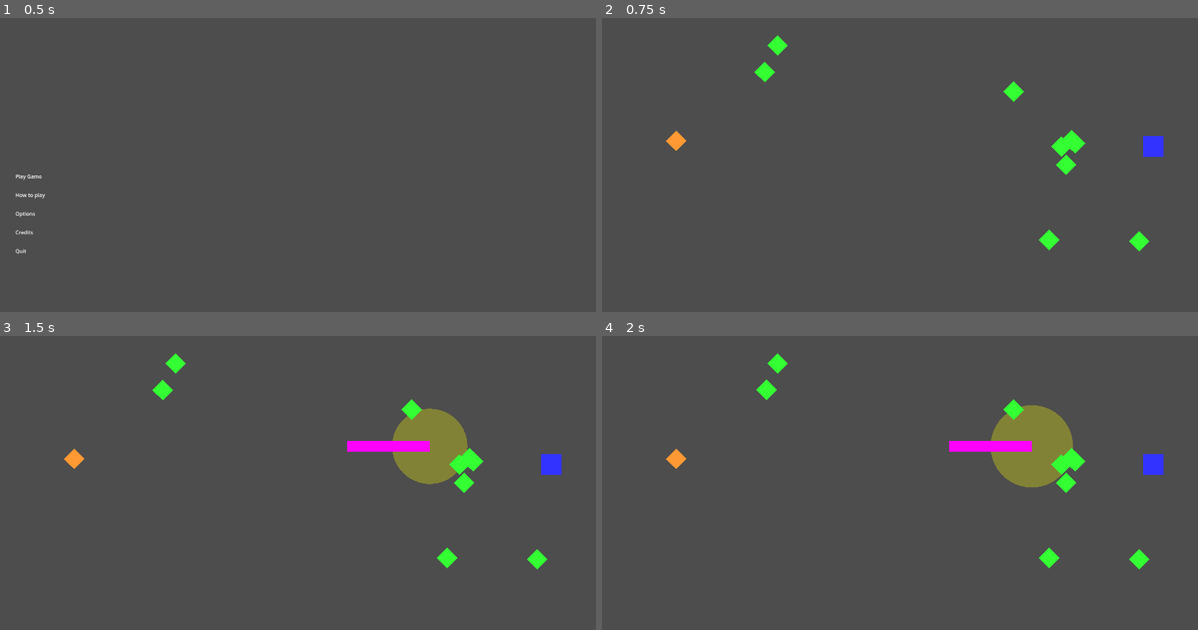
Above: before the commit, frames 1-4 (two rows, left to right).
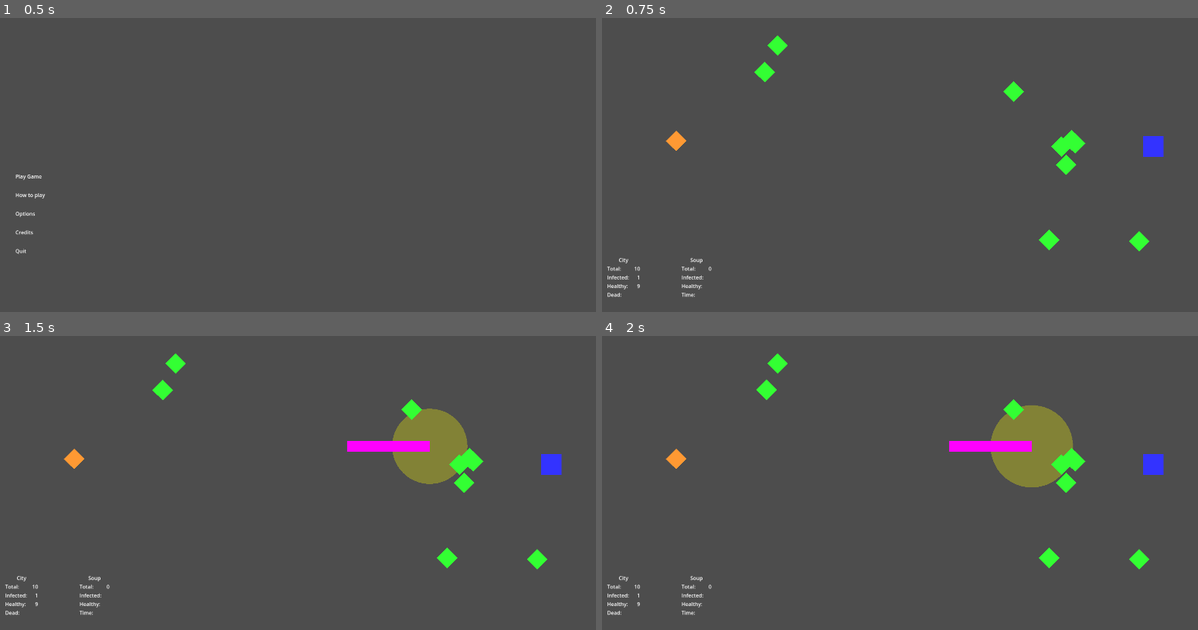
Above: after the commit, the same moments.

Repository: VileOar/ludum-dare-56
Game: Godot game, scene res://src/ui/menus/MainMenu.tscn
The game is run twice, just before and just after one commit, with the same random seed, the same clock (stepped at 60 frames per second) and the same inputs. The engine's default icon, where the game draws it, is replaced by a stand-in: a white triangle on a blue panel in a dark square.
Inputs (mouse positions are in pixels of both pictures, inside the frame that each line leads up to):
- Up to frame 1 (0.5 s): no input
- Up to frame 2 (0.75 s): click "Play Game" at 0.5 s
- Up to frame 3 (1.5 s): tap Enter at 1.25 s; move the mouse to (429, 444) at 1.27 s; press the mouse at (429, 444) at 1.28 s
- Up to frame 4 (2 s): no input

Frame 1 is identical in both runs. In frame 2, 0.3% of the frame differs, in the area x 0-19%, y 81-96%; in frame 3, 0.3%; in frame 4, 0.3%.

Commit message:
hooked up hud and game logic; added game data autoload

Diff:
--- a/project.godot
+++ b/project.godot
@@ -19,6 +19,7 @@
 
 Global="*res://src/autoloads/Global.gd"
 Signals="*res://src/autoloads/Signals.gd"
+GameData="*res://src/autoloads/GameData.gd"
 
 [display]
 
--- /dev/null
+++ b/src/autoloads/GameData.gd
@@ -0,0 +1,59 @@
+extends Node
+
+
+## Stat IDs
+enum GameStats {
+	CITY_INFECTED,
+	CITY_HEALTHY,
+	CITY_DEATH,
+	SOUP_INFECTED,
+	SOUP_HEALTHY,
+}
+## dict holding data
+var _game_stats = {}
+
+
+# Called when the node enters the scene tree for the first time.
+func _ready() -> void:
+	# init all stats at 0
+	for stat in GameStats.values():
+		_game_stats[stat] = 0
+
+
+func get_game_stat(stat: int) -> int:
+	if _game_stats.has(stat):
+		return _game_stats[stat]
+	push_error("Invalid game stat '%s'" % stat)
+	return -1
+
+
+func set_game_stat(stat: int, value: int):
+	if _game_stats.has(stat):
+		_game_stats[stat] = value
+		Signals.stat_update.emit(stat, value)
+	else:
+		push_error("Invalid game stat '%s'" % stat)
+
+
+func add_game_stat(stat: int, delta: int):
+	set_game_stat(stat, get_game_stat(stat) + delta)
+
+
+## should be called whenever a creature reaches the clear state
+func creature_clear(infected: bool):
+	add_game_stat(GameStats.SOUP_INFECTED if infected else GameStats.SOUP_HEALTHY, 1)
+
+
+## should be called whenever a creature reaches the death state
+func creature_died(_infected: bool):
+	add_game_stat(GameStats.CITY_DEATH, 1)
+
+
+## should be called whenever a creature exits the scene tree, even if not killed by damage
+func creature_removed(infected: bool):
+	add_game_stat(GameStats.CITY_INFECTED if infected else GameStats.CITY_HEALTHY, -1)
+
+
+## should be called whenever a creature enters the scene tree
+func creature_spawn(infected: bool):
+	add_game_stat(GameStats.CITY_INFECTED if infected else GameStats.CITY_HEALTHY, 1)
--- a/src/autoloads/Signals.gd
+++ b/src/autoloads/Signals.gd
@@ -6,6 +6,6 @@
 @warning_ignore("unused_signal")
 signal spawn_infected_request(position)
 
-## sent by a creature when they cross the goal
+## sent when a game stat is altered
 @warning_ignore("unused_signal")
-signal creature_clear(is_infected)
+signal stat_update(stat, new_value)
--- a/src/entities/creature/base_controller.gd
+++ b/src/entities/creature/base_controller.gd
@@ -6,6 +6,9 @@
 
 @onready var sprite: AnimatedSprite2D = %Sprite
 @onready var detector: Area2D = %Detector
+
+## states to which any state can ALWAYS transition to
+var whitelist_states = ["ClearState", "DeathState"]
 
 var _can_cross_gate:= false ## whether this creature can cross the gate
 
--- a/src/entities/creature/creature.gd
+++ b/src/entities/creature/creature.gd
@@ -6,11 +6,24 @@
 signal got_infected(position)
 
 @onready var controller: BaseController = %Controller
+@onready var _shape: CollisionShape2D = %CollisionShape2D
+
 
 var _is_infected = false
 
 
+func _ready() -> void:
+	GameData.creature_spawn(_is_infected)
+
+
+## this function is to set creature to dying sequence (which also emits signals and game logic)
 func die():
+	controller.replace_state("DeathState")
+
+
+## actually remove node from tree, should never be used by nodes external to this subtree
+func destroy():
+	GameData.creature_removed(_is_infected)
 	queue_free()
 
 
@@ -20,3 +33,7 @@
 
 func get_infected() -> bool:
 	return _is_infected
+
+
+func enable_collision(en = true):
+	_shape.set_deferred("disabled", en)
--- a/src/entities/creature/creature.tscn
+++ b/src/entities/creature/creature.tscn
@@ -6,6 +6,7 @@
 [ext_resource type="Script" path="res://src/entities/creature/states/idle_state.gd" id="3_bs3bk"]
 [ext_resource type="Script" path="res://src/entities/creature/states/rush_state.gd" id="4_sqeli"]
 [ext_resource type="Script" path="res://src/entities/creature/states/clear_state.gd" id="6_r888y"]
+[ext_resource type="Script" path="res://src/entities/creature/states/death_state.gd" id="7_2b6as"]
 
 [sub_resource type="RectangleShape2D" id="RectangleShape2D_4yq3s"]
 size = Vector2(45.2548, 45.2548)
@@ -26,6 +27,7 @@
 polygon = PackedVector2Array(0, -32, -32, 0, 0, 32, 32, 0)
 
 [node name="CollisionShape2D" type="CollisionShape2D" parent="."]
+unique_name_in_owner = true
 rotation = 0.785398
 shape = SubResource("RectangleShape2D_4yq3s")
 
@@ -58,6 +60,9 @@
 [node name="ClearState" type="Node" parent="Controller"]
 script = ExtResource("6_r888y")
 
+[node name="DeathState" type="Node" parent="Controller"]
+script = ExtResource("7_2b6as")
+
 [node name="GoalDetector" type="Area2D" parent="."]
 collision_layer = 0
 collision_mask = 16
--- a/src/entities/creature/healthy_creature.tscn
+++ b/src/entities/creature/healthy_creature.tscn
@@ -16,11 +16,7 @@
 [node name="Controller" parent="." index="4"]
 script = ExtResource("2_miuyg")
 
-[node name="RushState" parent="Controller" index="2"]
-STATE_DURATION = 3.0
-SPEED_MULTIPLIER = 5.0
-
-[node name="PanicState" type="Node" parent="Controller" index="4"]
+[node name="PanicState" type="Node" parent="Controller" index="5"]
 script = ExtResource("2_g46bi")
 
 [node name="Hurtbox" type="Area2D" parent="." index="5"]
--- a/src/entities/creature/infected_creature.tscn
+++ b/src/entities/creature/infected_creature.tscn
@@ -13,7 +13,7 @@
 [node name="Controller" parent="." index="4"]
 script = ExtResource("2_2puis")
 
-[node name="ChaseState" type="Node" parent="Controller" index="4"]
+[node name="ChaseState" type="Node" parent="Controller" index="5"]
 script = ExtResource("2_fp84w")
 
 [connection signal="state_activated" from="Controller" to="Controller" method="_on_state_activated"]
--- a/src/entities/creature/states/chase_state.gd
+++ b/src/entities/creature/states/chase_state.gd
@@ -36,7 +36,7 @@
 
 
 func allow_next_state(state: String) -> bool:
-	return !_aggroing or state == "ClearState"
+	return !_aggroing or state in _controller.whitelist_states
 
 
 func set_target(target: Creature):
--- a/src/entities/creature/states/clear_state.gd
+++ b/src/entities/creature/states/clear_state.gd
@@ -9,7 +9,7 @@
 
 
 func activate():
-	get_tree().create_timer(ANIM_DURATION).timeout.connect(_die)
+	get_tree().create_timer(ANIM_DURATION).timeout.connect(_destroy())
 
 
 func _physics_process(delta: float) -> void:
@@ -21,6 +21,6 @@
 	return false
 
 
-func _die():
-	Signals.creature_clear.emit(_controller.body.get_infected())
-	_controller.body.die()
+func _destroy():
+	GameData.creature_clear(_controller.body.get_infected())
+	_controller.body.destroy()
--- /dev/null
+++ b/src/entities/creature/states/death_state.gd
@@ -0,0 +1,20 @@
+extends StackState
+class_name DeathState
+
+# TODO: this state should later receive more animation and such
+
+@onready var _controller: BaseController = _fsm as BaseController
+
+const ANIM_DURATION = 0.3
+
+
+func activate():
+	_controller.body.enable_collision(false)
+	var tween = create_tween()
+	await tween.tween_property(_controller.body, "modulate", Color(Color.WHITE, 0), ANIM_DURATION).finished
+	GameData.creature_died(_controller.body.get_infected())
+	_controller.body.destroy()
+
+
+func allow_next_state(_state: String):
+	return false
--- a/src/entities/creature/states/panic_state.gd
+++ b/src/entities/creature/states/panic_state.gd
@@ -4,11 +4,6 @@
 const CHANGE_DIRECTION_CHANCE: float = 0.1
 
 var _source_position: Vector2
-
-
-func _ready() -> void:
-	STATE_DURATION = 3.0
-	SPEED_MULTIPLIER = 5.0
 
 
 func activate():
@@ -26,7 +21,7 @@
 
 
 func allow_next_state(state: String) -> bool:
-	return !_moving or state == "ClearState"
+	return !_moving or state in _controller.whitelist_states
 
 
 func set_source_position(pos: Vector2):
--- a/src/entities/creature/states/rush_state.gd
+++ b/src/entities/creature/states/rush_state.gd
@@ -2,11 +2,6 @@
 class_name RushState
 
 var _dir_changed = false ## whether direction was already changed
-
-
-func _ready() -> void:
-	STATE_DURATION = 0.75
-	SPEED_MULTIPLIER = 3.0
 
 
 func activate():
@@ -21,7 +16,7 @@
 
 
 func allow_next_state(state: String) -> bool:
-	return !_moving or state == "ClearState"
+	return !_moving or state in _controller.whitelist_states
 
 
 func set_rush_direction(direction: Vector2):
--- a/src/stage/stage.tscn
+++ b/src/stage/stage.tscn
@@ -1,10 +1,11 @@
-[gd_scene load_steps=8 format=3 uid="uid://e7jihf677gx2"]
+[gd_scene load_steps=9 format=3 uid="uid://e7jihf677gx2"]
 
 [ext_resource type="Script" path="res://src/stage/stage.gd" id="1_iaxbk"]
 [ext_resource type="PackedScene" uid="uid://b0bxiobvelbs0" path="res://src/entities/creature/healthy_creature.tscn" id="2_dpvoq"]
 [ext_resource type="PackedScene" uid="uid://6f3hygpsdmwo" path="res://src/entities/player/player.tscn" id="3_haygi"]
 [ext_resource type="PackedScene" uid="uid://b7qdnfpx0cdak" path="res://src/entities/creature/infected_creature.tscn" id="3_yguvu"]
 [ext_resource type="PackedScene" uid="uid://cpysboj23eaxd" path="res://src/entities/goal.tscn" id="5_27dnd"]
+[ext_resource type="PackedScene" uid="uid://6ghh3v87x3px" path="res://src/ui/HUD/HUD.tscn" id="6_thxyv"]
 
 [sub_resource type="RectangleShape2D" id="RectangleShape2D_hu6hx"]
 size = Vector2(64, 1080)
@@ -60,3 +61,11 @@
 
 [node name="Goal" parent="." instance=ExtResource("5_27dnd")]
 position = Vector2(1760, 544)
+
+[node name="Hud" parent="." instance=ExtResource("6_thxyv")]
+anchors_preset = 15
+anchor_top = 0.0
+offset_top = 821.0
+offset_right = 1920.0
+offset_bottom = 1080.0
+grow_vertical = 2
--- a/src/ui/HUD/HUD.tscn
+++ b/src/ui/HUD/HUD.tscn
@@ -25,78 +25,102 @@
 layout_mode = 2
 theme_override_constants/separation = 128
 
-[node name="CityStats" type="GridContainer" parent="HBoxContainer"]
+[node name="VBoxContainer" type="VBoxContainer" parent="HBoxContainer"]
+layout_mode = 2
+
+[node name="Label" type="Label" parent="HBoxContainer/VBoxContainer"]
+layout_mode = 2
+text = "City"
+horizontal_alignment = 1
+
+[node name="CityStats" type="GridContainer" parent="HBoxContainer/VBoxContainer"]
 layout_mode = 2
 size_flags_horizontal = 0
 theme_override_constants/h_separation = 16
 columns = 2
 
-[node name="LabelCityTotal" type="Label" parent="HBoxContainer/CityStats"]
+[node name="LabelCityTotal" type="Label" parent="HBoxContainer/VBoxContainer/CityStats"]
 layout_mode = 2
 text = "Total:"
 
-[node name="CityTotal" type="Label" parent="HBoxContainer/CityStats"]
+[node name="CityTotal" type="Label" parent="HBoxContainer/VBoxContainer/CityStats"]
 unique_name_in_owner = true
 layout_mode = 2
+horizontal_alignment = 2
 
-[node name="LabelCityInfected" type="Label" parent="HBoxContainer/CityStats"]
+[node name="LabelCityInfected" type="Label" parent="HBoxContainer/VBoxContainer/CityStats"]
 layout_mode = 2
 text = "Infected:"
 
-[node name="CityInfected" type="Label" parent="HBoxContainer/CityStats"]
+[node name="CityInfected" type="Label" parent="HBoxContainer/VBoxContainer/CityStats"]
 unique_name_in_owner = true
 layout_mode = 2
+horizontal_alignment = 2
 
-[node name="LabelCityGood" type="Label" parent="HBoxContainer/CityStats"]
+[node name="LabelCityGood" type="Label" parent="HBoxContainer/VBoxContainer/CityStats"]
 layout_mode = 2
 text = "Healthy:"
 
-[node name="CityGood" type="Label" parent="HBoxContainer/CityStats"]
+[node name="CityGood" type="Label" parent="HBoxContainer/VBoxContainer/CityStats"]
 unique_name_in_owner = true
 layout_mode = 2
+horizontal_alignment = 2
 
-[node name="LabelCityDeath" type="Label" parent="HBoxContainer/CityStats"]
+[node name="LabelCityDeath" type="Label" parent="HBoxContainer/VBoxContainer/CityStats"]
 layout_mode = 2
 text = "Dead:"
 
-[node name="CityDeath" type="Label" parent="HBoxContainer/CityStats"]
+[node name="CityDeath" type="Label" parent="HBoxContainer/VBoxContainer/CityStats"]
 unique_name_in_owner = true
 layout_mode = 2
+horizontal_alignment = 2
 
-[node name="CityStats2" type="GridContainer" parent="HBoxContainer"]
+[node name="VBoxContainer2" type="VBoxContainer" parent="HBoxContainer"]
+layout_mode = 2
+
+[node name="Label" type="Label" parent="HBoxContainer/VBoxContainer2"]
+layout_mode = 2
+text = "Soup"
+horizontal_alignment = 1
+
+[node name="CityStats2" type="GridContainer" parent="HBoxContainer/VBoxContainer2"]
 layout_mode = 2
 size_flags_horizontal = 0
 theme_override_constants/h_separation = 16
 columns = 2
 
-[node name="LabelSoupTotal" type="Label" parent="HBoxContainer/CityStats2"]
+[node name="LabelSoupTotal" type="Label" parent="HBoxContainer/VBoxContainer2/CityStats2"]
 layout_mode = 2
 text = "Total:"
 
-[node name="SoupTotal" type="Label" parent="HBoxContainer/CityStats2"]
+[node name="SoupTotal" type="Label" parent="HBoxContainer/VBoxContainer2/CityStats2"]
 unique_name_in_owner = true
 layout_mode = 2
+horizontal_alignment = 2
 
-[node name="LabelSoupInfected" type="Label" parent="HBoxContainer/CityStats2"]
+[node name="LabelSoupInfected" type="Label" parent="HBoxContainer/VBoxContainer2/CityStats2"]
 layout_mode = 2
 text = "Infected:"
 
-[node name="SoupInfected" type="Label" parent="HBoxContainer/CityStats2"]
+[node name="SoupInfected" type="Label" parent="HBoxContainer/VBoxContainer2/CityStats2"]
 unique_name_in_owner = true
 layout_mode = 2
+horizontal_alignment = 2
 
-[node name="LabelSoupGood" type="Label" parent="HBoxContainer/CityStats2"]
+[node name="LabelSoupGood" type="Label" parent="HBoxContainer/VBoxContainer2/CityStats2"]
 layout_mode = 2
 text = "Healthy:"
 
-[node name="SoupGood" type="Label" parent="HBoxContainer/CityStats2"]
+[node name="SoupGood" type="Label" parent="HBoxContainer/VBoxContainer2/CityStats2"]
 unique_name_in_owner = true
 layout_mode = 2
+horizontal_alignment = 2
 
-[node name="LabelCityTime" type="Label" parent="HBoxContainer/CityStats2"]
+[node name="LabelCityTime" type="Label" parent="HBoxContainer/VBoxContainer2/CityStats2"]
 layout_mode = 2
 text = "Time:"
 
-[node name="SoupTime" type="Label" parent="HBoxContainer/CityStats2"]
+[node name="SoupTime" type="Label" parent="HBoxContainer/VBoxContainer2/CityStats2"]
 unique_name_in_owner = true
 layout_mode = 2
+horizontal_alignment = 2
--- a/src/ui/HUD/hud_controller.gd
+++ b/src/ui/HUD/hud_controller.gd
@@ -12,19 +12,27 @@
 #const HEALTHY_SOUP_STR = "Healthy: "
 
 # UI
-@onready var time_label: Label = %SoupTime
 @onready var timer_logic = %Time
 
-# City
-@onready var total_population: Label = %CityTotal
-@onready var infected: Label = %CityInfected
-@onready var healthy: Label = %CityGood
-@onready var death_toll: Label = %CityDeath
+## City
+#@onready var total_city: Label = %CityTotal
+#@onready var infected_city: Label = %CityInfected
+#@onready var healthy_city: Label = %CityGood
+#@onready var death_city: Label = %CityDeath
+#
+## Soup
+#@onready var total_soup: Label = %SoupTotal
+#@onready var infected_soup: Label = %SoupInfected
+#@onready var healthy_soup: Label = %SoupGood
+#@onready var time_label: Label = %SoupTime
 
-# Soup
-@onready var total_soup: Label = %SoupTotal
-@onready var infected_soup: Label = %SoupInfected
-@onready var healthy_soup: Label = %SoupGood
+@onready var stat_labels:= {
+	GameData.GameStats.CITY_INFECTED: %CityInfected,
+	GameData.GameStats.CITY_HEALTHY: %CityGood,
+	GameData.GameStats.CITY_DEATH: %CityDeath,
+	GameData.GameStats.SOUP_INFECTED: %SoupInfected,
+	GameData.GameStats.SOUP_HEALTHY: %SoupGood,
+}
 
 
 func _ready() -> void:
@@ -32,22 +40,37 @@
 	timer_logic.time_tick.connect(_progress_time)
 	# TODO signal that updates game data
 	#game_logic.game_data_update(_update_data)
-	_update_data()
+	#_update_data()
+
+	Signals.stat_update.connect(_on_stat_update)
 
 
 ## Updates time in UI
 func _progress_time(total_seconds : int) -> void:
-	time_label.text = TIME_STR + str(total_seconds) + " s"
+	pass#time_label.text = TIME_STR + str(total_seconds) + " s"
 
 
 ## Updates game data in UI
 # might not be the most efficient way to update the ui
-func _update_data() -> void:
-	total_population.text = TOTAL_POPULATION_STR + str(Global.total_population)
-	healthy.text = HEALTHY_STR + str(Global.healthy_population)
-	infected.text = INFECTED_STR + str(Global.infected_population)
-	death_toll.text = DEATH_TOOL_STR + str(Global.death_toll)
+#func _update_data() -> void:
+	#total_population.text = TOTAL_POPULATION_STR + str(Global.total_population)
+	#healthy.text = HEALTHY_STR + str(Global.healthy_population)
+	#infected.text = INFECTED_STR + str(Global.infected_population)
+	#death_toll.text = DEATH_TOOL_STR + str(Global.death_toll)
+	#
+	#total_soup.text = TOTAL_POPULATION_STR + str(Global.total_population_soup)
+	#healthy_soup.text = HEALTHY_STR + str(Global.healthy_soup)
+	#infected_soup.text = INFECTED_STR + str(Global.infected_soup)
 
-	total_soup.text = TOTAL_POPULATION_STR + str(Global.total_population_soup)
-	healthy_soup.text = HEALTHY_STR + str(Global.healthy_soup)
-	infected_soup.text = INFECTED_STR + str(Global.infected_soup)
+
+## callback for when a stat is updated[br]
+## this must connect to the appropriate global signal
+func _on_stat_update(stat, new_value):
+	stat_labels[stat].text = str(new_value)
+
+	var city_infected = GameData.get_game_stat(GameData.GameStats.CITY_INFECTED)
+	var city_healthy = GameData.get_game_stat(GameData.GameStats.CITY_HEALTHY)
+	var soup_infected = GameData.get_game_stat(GameData.GameStats.SOUP_INFECTED)
+	var soup_healthy = GameData.get_game_stat(GameData.GameStats.SOUP_HEALTHY)
+	%CityTotal.text = str(city_healthy + city_infected)
+	%SoupTotal.text = str(soup_healthy + soup_infected)
Not shown: 1 places in src/entities/creature/creature.tscn that only renumber resources
